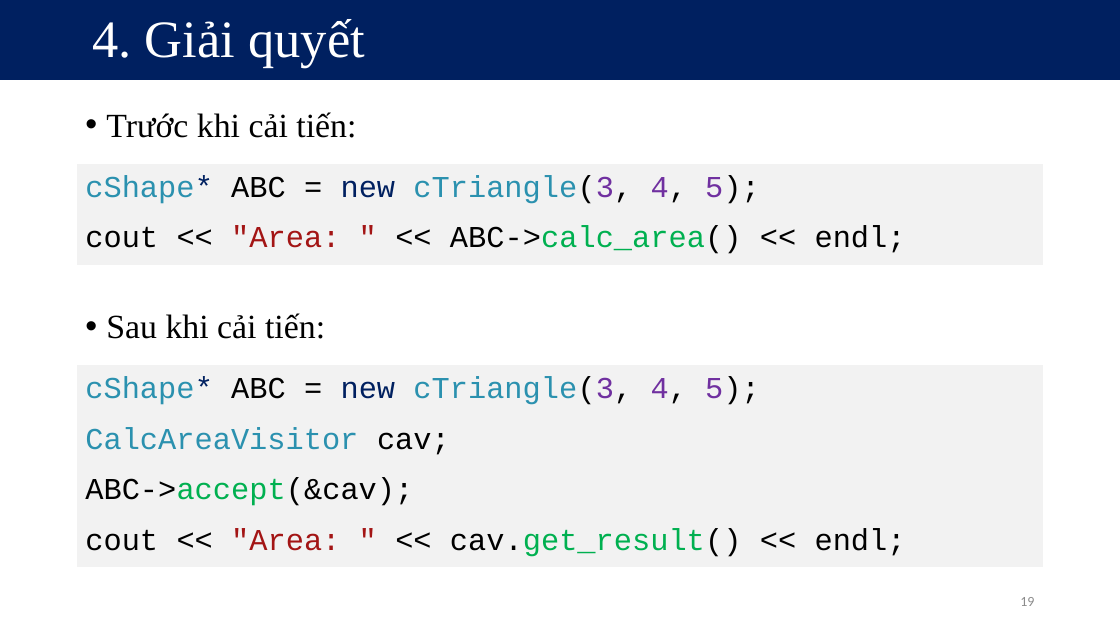
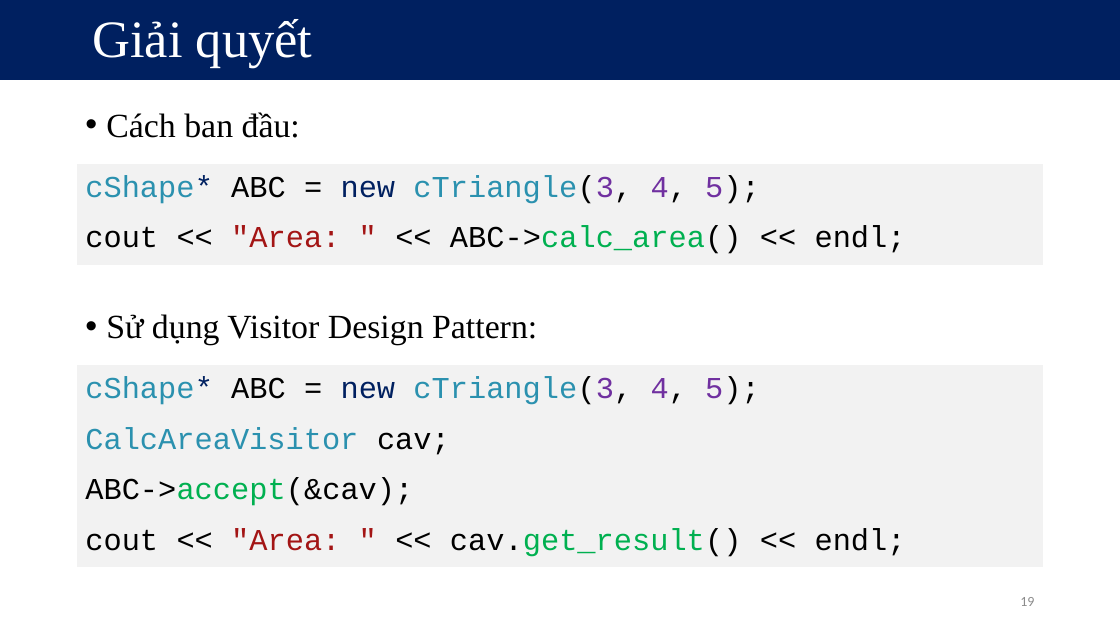
Before and after one commit to kieuconghau/lthdt-18clc1-09, a slide deck: slide 19 of Design Patterns/Design Patterns [Official]/Visitor/Visitor Design Pattern [Official].pptx. Drawn at 1120x630 pixels with LibreOffice and Linux fonts; fonts in the diff are those of the drawing. Boxes give left, top, right and bottom in pixels: in the first picture for what was removed or moved away, otherwise in the second. Text is boxed around its words. In the diff, an @@ line names an element or a change of style, - is before the commit and + after.

Commit message:
Visitor: Completed

```diff
--- a/Design Patterns/Design Patterns [Official]/Visitor/Visitor Design Pattern [Official].pptx
+++ b/Design Patterns/Design Patterns [Official]/Visitor/Visitor Design Pattern [Official].pptx
@@ title at <box>92,19,313,67</box>: text changed @@
-4. Giải quyết
+Giải quyết
@@ text at <box>106,112,300,138</box>: text changed @@
-• Trước khi cải tiến:
+• Cách ban đầu:
@@ text at <box>106,314,537,345</box>: text changed @@
-• Sau khi cải tiến:
+• Sử dụng Visitor Design Pattern:
```
Also in this commit, not shown: 36 other slides changed, 38 other files.
